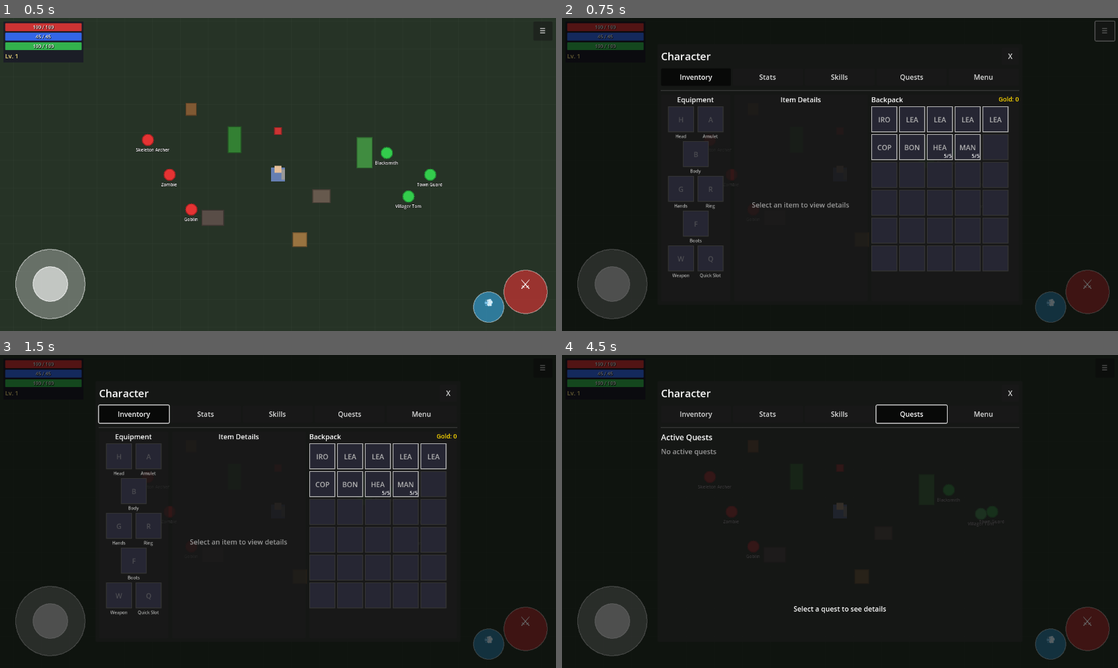
Above: before the commit, frames 1-4 (two rows, left to right).
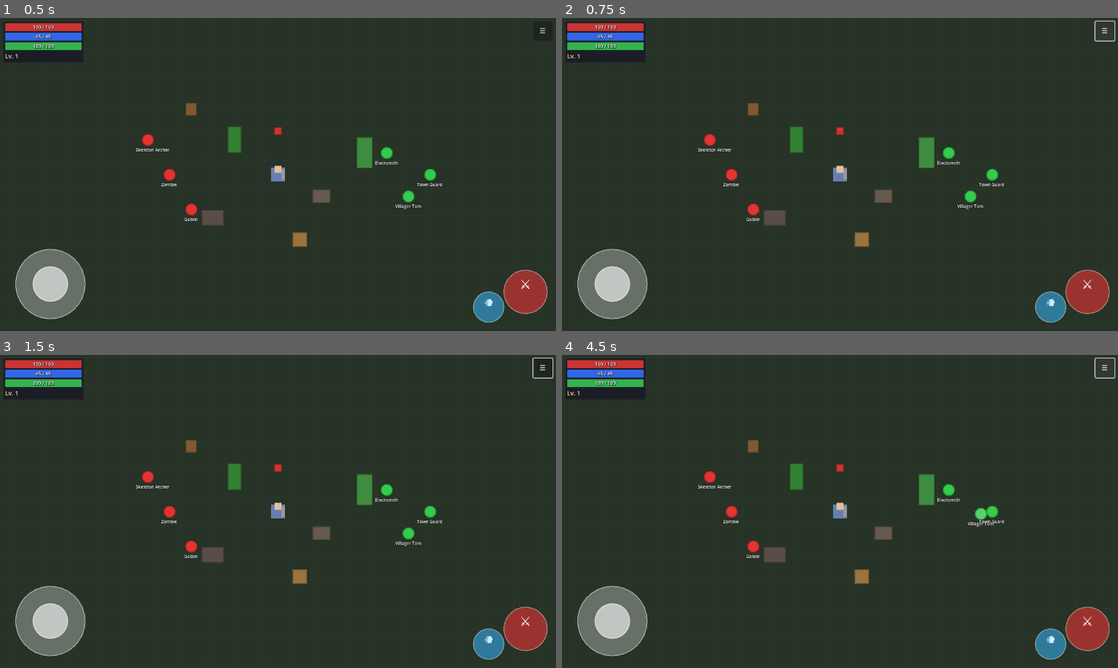
Above: after the commit, the same moments.

Repository: MatousHruska/MobileTestia
Game: Godot game, scene res://scenes/world/test_zone.tscn
Same seed, same stepped clock (60 frames per second), same inputs: the game is played once before the commit and once after it.
Inputs (mouse positions are in pixels of both pictures, inside the frame that each line leads up to):
- Up to frame 1 (0.5 s): no input
- Up to frame 2 (0.75 s): click "☰" at 0.5 s
- Up to frame 3 (1.5 s): click (133, 414) at 1.25 s, where only the run before the commit has a clickable "Inventory"
- Up to frame 4 (4.5 s): click (767, 414) at 2 s, where only the run before the commit has a clickable "Stats"; click (840, 414) at 2.75 s, where only the run before the commit has a clickable "Skills"; click (912, 414) at 3.5 s, where only the run before the commit has a clickable "Quests"; click "☰" at 4.25 s

Frame 1 is identical in both runs. In frame 2, 85% of the frame differs, in the area x 0-100%, y 0-100%; in frame 3, 85%; in frame 4, 99%.
Error after the commit: Parse Error: Cannot infer the type of "type" variable because the value doesn't have a set type. (res://scripts/world/zone_base.gd:71)

Commit message:
Add database enemy spawning to test zone
- Zone now spawns zombie, skeleton, goblin from database
- Removes hardcoded enemies and replaces with database versions
- Falls back to EnemyPresets if database entry not found
- Added spawn_test_enemies toggle for easy enable/disable

Diff:
--- a/scripts/world/zone_base.gd
+++ b/scripts/world/zone_base.gd
@@ -4,6 +4,7 @@
 ## Handles common zone setup like linking HUD to menu
 
 @export var zone_name: String = "Unknown Zone"
+@export var spawn_test_enemies: bool = true
 
 ## Auto-find references
 @onready var hud: HUD = $HUD
@@ -23,3 +24,56 @@
 
 	# Add starting items from database
 	Inventory.add_starting_items()
+
+	# Spawn test enemies from database
+	if spawn_test_enemies:
+		_spawn_database_enemies()
+
+
+func _spawn_database_enemies() -> void:
+	## Spawns test enemies from the database
+	## Replaces any existing hardcoded enemies
+
+	# Find or create Enemies container
+	var enemies_node := get_node_or_null("Enemies")
+	if enemies_node == null:
+		enemies_node = Node2D.new()
+		enemies_node.name = "Enemies"
+		add_child(enemies_node)
+	else:
+		# Remove existing hardcoded enemies
+		for child in enemies_node.get_children():
+			child.queue_free()
+
+	# Wait a frame for cleanup
+	await get_tree().process_frame
+
+	# Spawn enemies from database
+	var test_enemies := [
+		{"id": "ene_zombie_basic", "level": 1, "position": Vector2(-250, 0)},
+		{"id": "ene_skeleton_basic", "level": 1, "position": Vector2(-300, -80)},
+		{"id": "ene_goblin_basic", "level": 1, "position": Vector2(-200, 80)},
+	]
+
+	for enemy_data in test_enemies:
+		var enemy := DatabaseLoader.create_enemy(enemy_data.id, enemy_data.level)
+		if enemy != null:
+			enemies_node.add_child(enemy)
+			enemy.global_position = enemy_data.position
+			enemy.home_position = enemy.global_position
+			Debug.log("Zone", "Spawned database enemy", {
+				"id": enemy_data.id,
+				"name": enemy.enemy_name,
+				"position": enemy.global_position
+			})
+		else:
+			# Fallback to EnemyPresets if database entry missing
+			var type := enemy_data.id.replace("ene_", "").replace("_basic", "")
+			enemy = EnemyPresets.create(type, enemy_data.level)
+			if enemy != null:
+				enemies_node.add_child(enemy)
+				enemy.global_position = enemy_data.position
+				enemy.home_position = enemy.global_position
+				Debug.warn("Zone", "Used fallback enemy", type)
+
+	Debug.info("Zone", "Spawned %d test enemies from database" % test_enemies.size())
